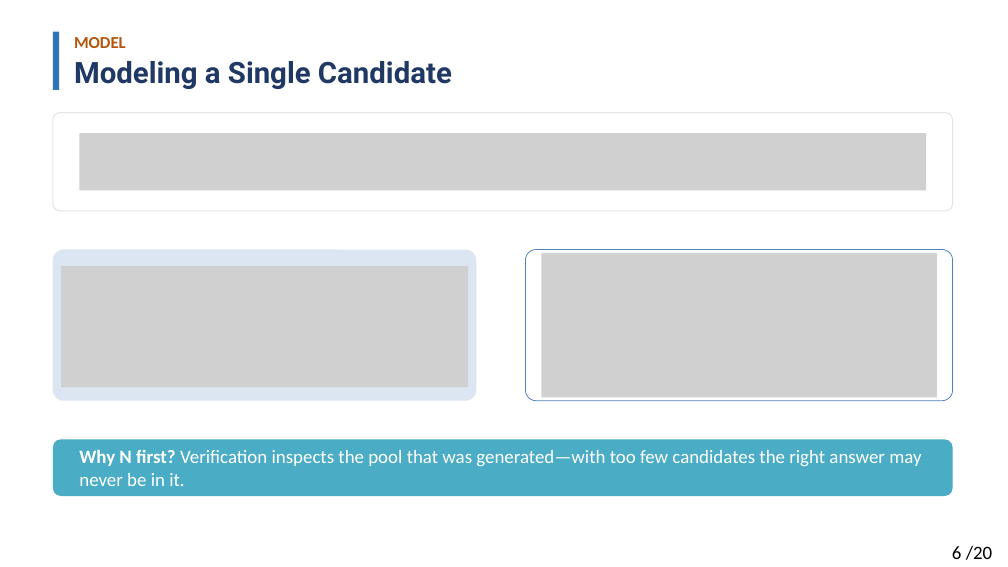
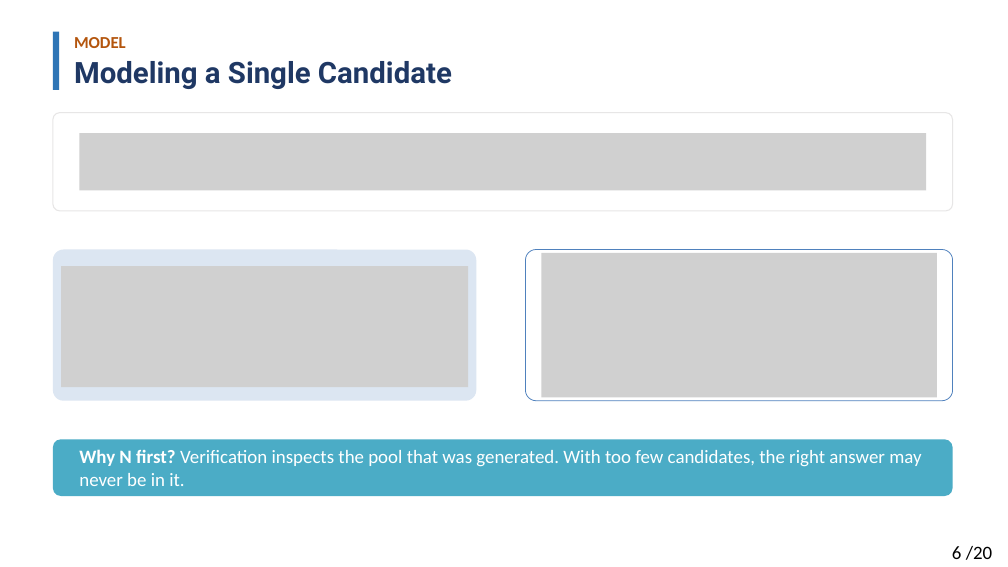
Before and after one commit to Solitus0726/search-vs-verify-course, a slide deck: slide 6 of slides/lecture_slides.pptx. Drawn at 1008x567 pixels with LibreOffice and Linux fonts; fonts in the diff are those of the drawing; grey boxes stand for pictures. Boxes give left, top, right and bottom in pixels: in the first picture for what was removed or moved away, otherwise in the second. Text is boxed around its words. In the diff, an @@ line names an element or a change of style, - is before the commit and + after.

```diff
--- a/slides/lecture_slides.pptx
+++ b/slides/lecture_slides.pptx
@@ text at bbox=[79, 449, 921, 486]: text changed @@
-Why N first? Verification inspects the pool that was generated—with too few candidates the right answer may never be in it.
+Why N first? Verification inspects the pool that was generated. With too few candidates, the right answer may never be in it.
```
Also in this commit, not shown: 17 other slides changed, 1 other file.
